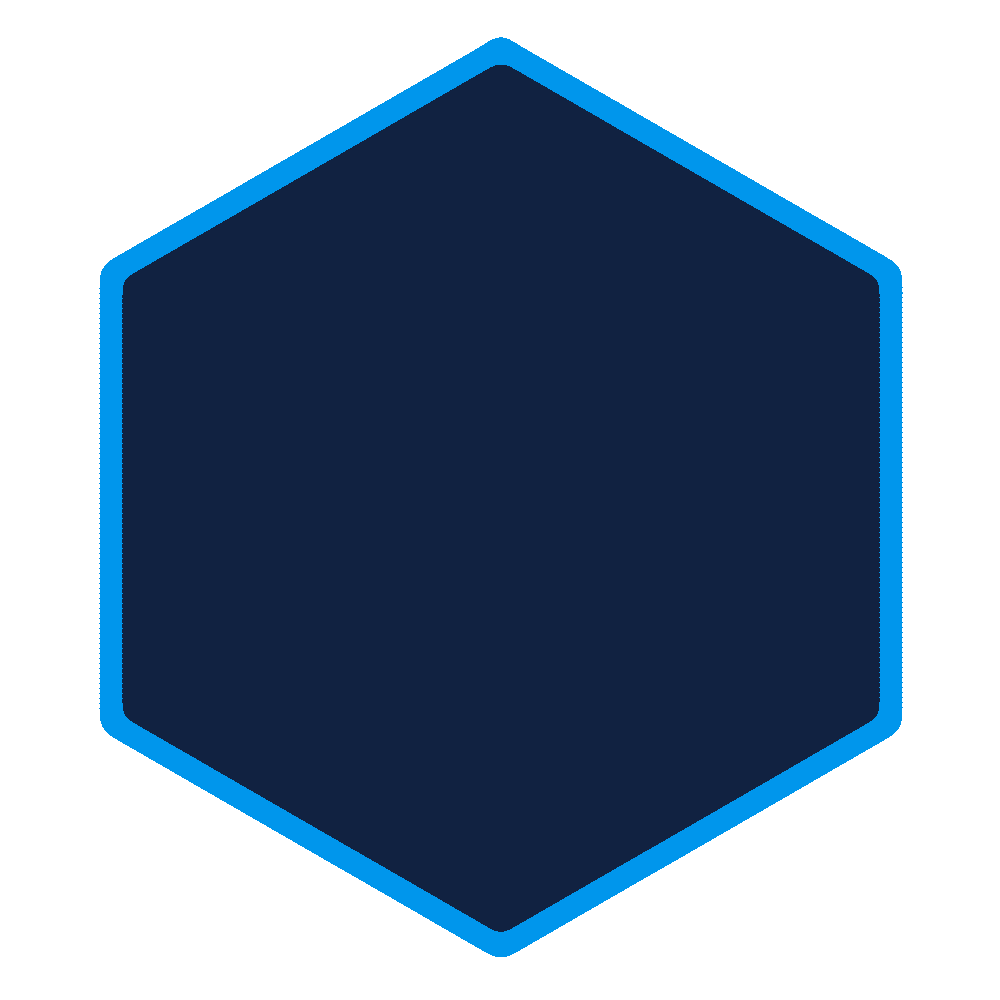
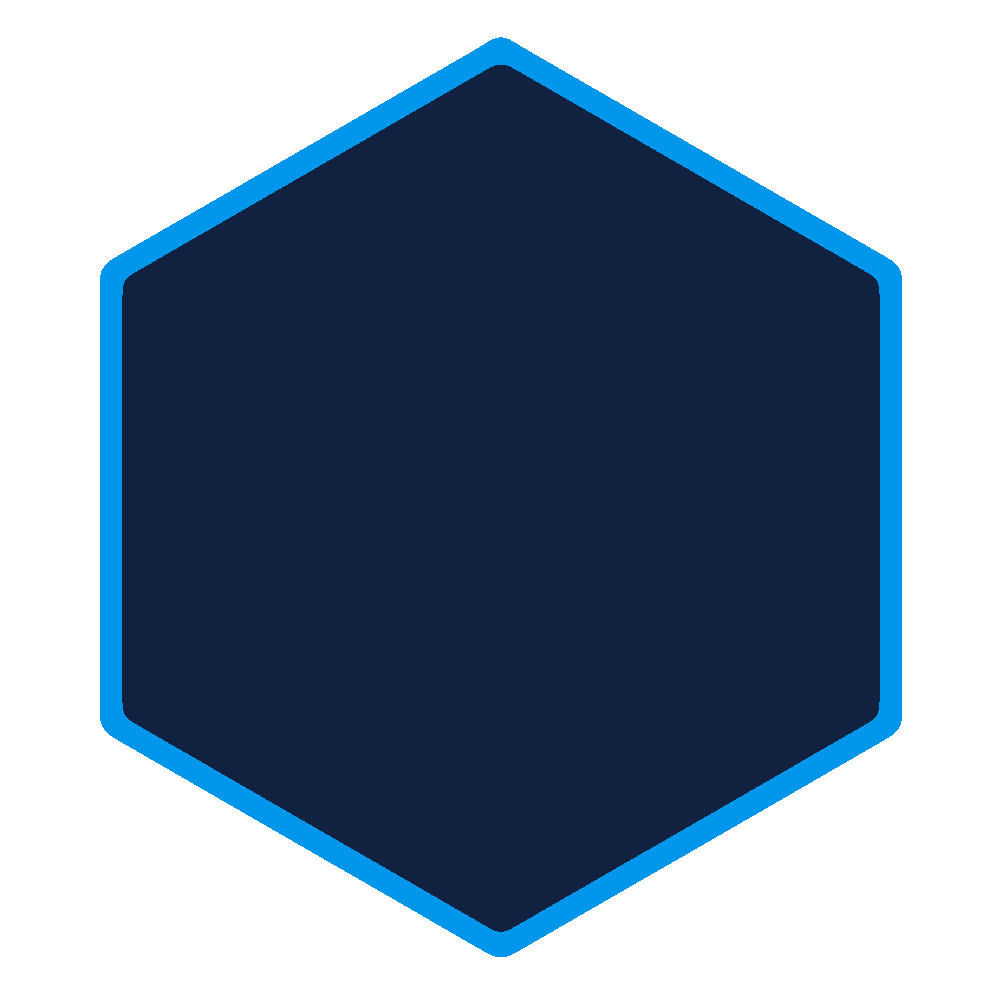
Before/after of a w=1000, h=1000 layered artwork. What changed in the layer stack:
painted on "Edge" over [99, 287, 903, 709]